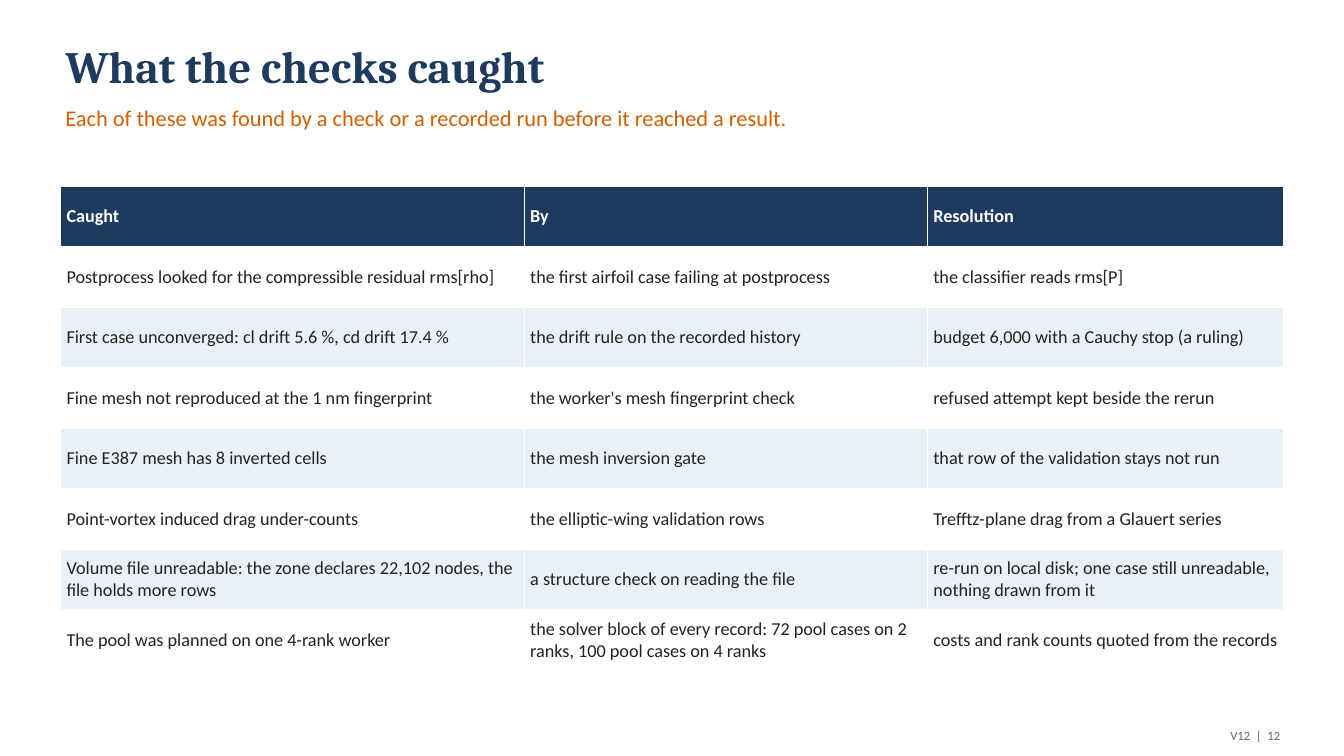
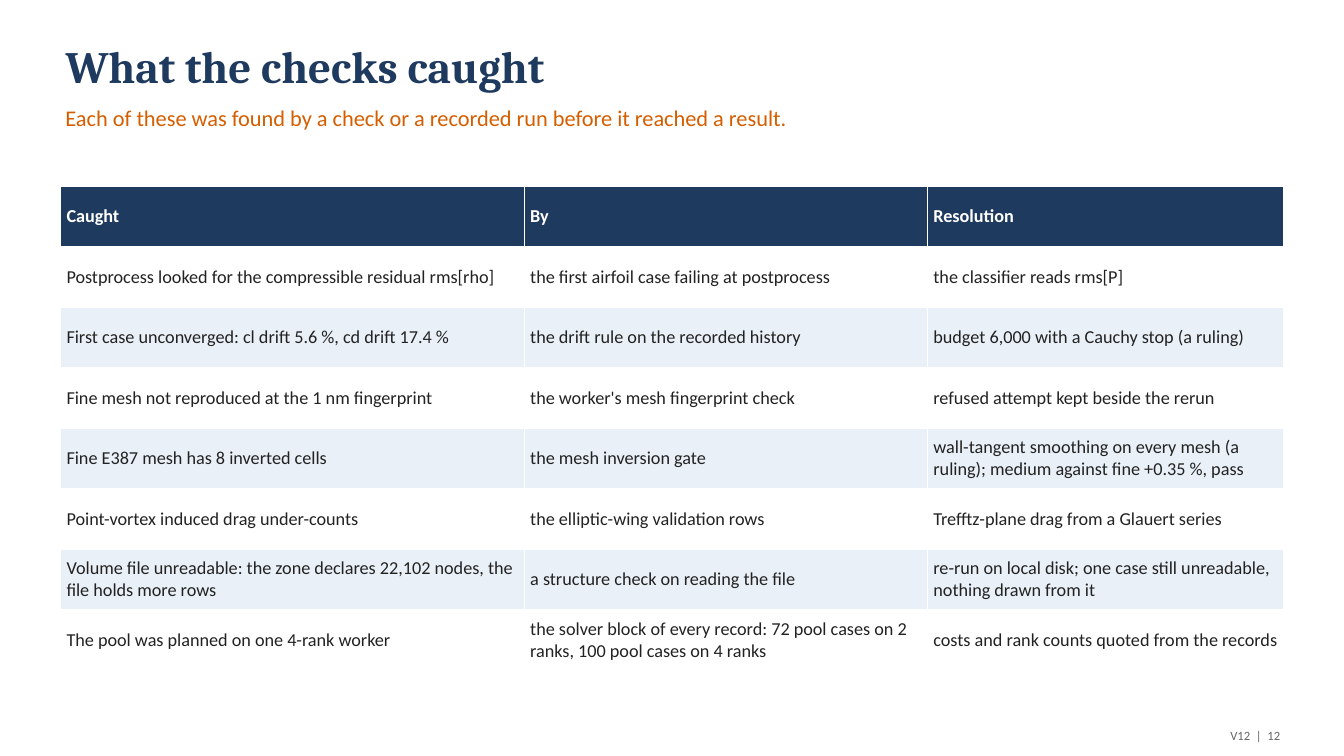
Before and after one commit to emarinhoss/ai-engineering, a slide deck: slide 12 of docs/talk/deck_drone_v2.pptx. Drawn at 1344x756 pixels with LibreOffice and Linux fonts; fonts in the diff are those of the drawing. Boxes give left, top, right and bottom in pixels: in the first picture for what was removed or moved away, otherwise in the second. Text is boxed around its words. In the diff, an @@ line names an element or a change of style, - is before the commit and + after.

```diff
--- a/docs/talk/deck_drone_v2.pptx
+++ b/docs/talk/deck_drone_v2.pptx
@@ table at bbox=[60, 187, 1284, 670] @@
-row 5, column 3: that row of the validation stays not run
+row 5, column 3: wall-tangent smoothing on every mesh (a ruling); medium against fine +0.35 %, pass
```
Also in this commit, not shown: 6 other slides changed, 21 other files.
